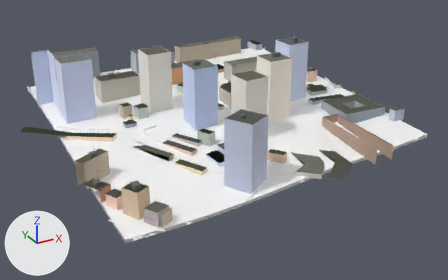
One commit to the glTF model public/tiles/0/-2_-14.glb: the scene before it, then after it.
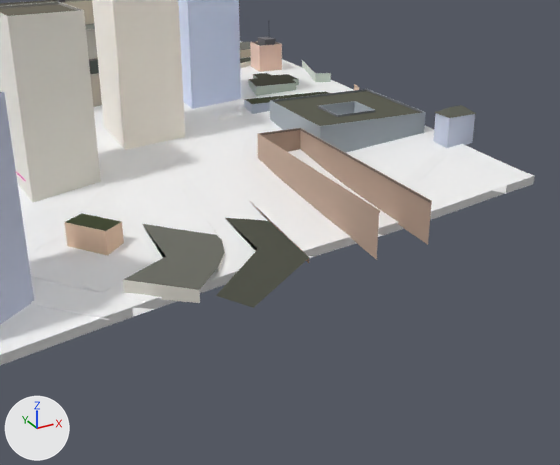
Each version is shown whole from a 50 mm lens placed at (-618.0, 3006.0, 369.0), pointed at (-387.0, 3427.0, 159.0), then close up from a 50 mm lens placed at (-424.0, 3176.0, 250.0), pointed at (-327.0, 3353.0, 162.0). The axes (+X, +Y, +Z) are drawn at lower left. The lights are the same throughout. The first two pictures are the older version. Where no turn or scale is listed for an object, it has been applied to the vertices. Vertices at exactly the same position are counted once.

The older version as bpy lines, for what is in view:
```python
me_t0__2__14 = bpy.data.meshes.new('t0_-2_-14')
me_t0__2__14.from_pydata(...)  # 10996 vertices, 16446 faces; spans x -144.0..144.0, y -142.0..142.0, z -40.0..40.0
me_t0__2__14.materials.append(mat_terrain)
me_t0__2__14.materials.append(mat_mark_a)
me_t0__2__14.materials.append(mat_asphalt)
me_t0__2__14.materials.append(mat_pavement)
me_t0__2__14.materials.append(mat_curb)
me_t0__2__14.materials.append(mat_sidewalk)
me_t0__2__14.materials.append(mat_crossing)
me_t0__2__14.materials.append(mat_grass)
me_t0__2__14.materials.append(mat_shop)
me_t0__2__14.materials.append(mat_facade_modern)
me_t0__2__14.materials.append(mat_wall)
me_t0__2__14.materials.append(mat_neon)
me_t0__2__14.materials.append(mat_roof)
me_t0__2__14.materials.append(mat_facade_tuff)
me_t0__2__14.materials.append(mat_facade)
me_t0__2__14.materials.append(mat_facade_house)
me_t0__2__14.materials.append(mat_fence)
ob_t0__2__14 = bpy.data.objects.new('t0_-2_-14', me_t0__2__14)
ob_t0__2__14.location = (-394.9, 3448.8, 192.6)
```
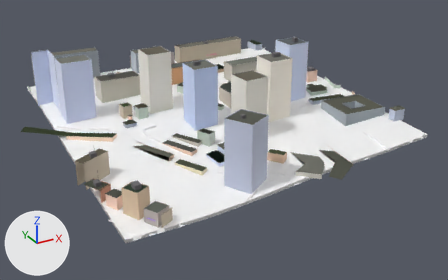
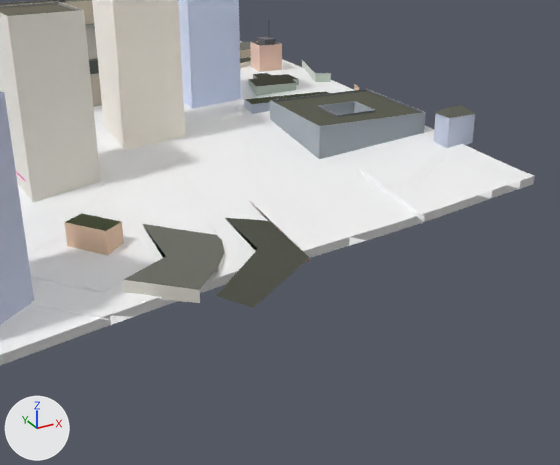
Pixel boxes (x1, y1, x2, y2) of what changed, in the close-ups (560 x 465 px; the box of a moved part takes in the faces that stretch with it):
part 1 of me_t0__2__14, deleted (beige)
    before: (257, 128, 432, 260)
part 2 of me_t0__2__14, moved or reshaped
    both: (110, 181, 521, 325)

The change, as a diff of the scene's bpy script:
```diff
--- a/public/tiles/0/-2_-14.glb.py
+++ b/public/tiles/0/-2_-14.glb.py
@@ me_t0__2__14 @@
 # used by ob_t0__2__14; location = (-394.9, 3448.8, 192.6)
-me_t0__2__14.from_pydata(...)  # 10996 vertices, 16446 faces; spans x -144.0..144.0, y -142.0..142.0, z -40.0..40.0
+me_t0__2__14.from_pydata(...)  # 10967 vertices, 16414 faces; spans x -144.0..144.0, y -142.0..142.0, z -40.0..40.0
+# me_t0__2__14 part 1: the loose piece of 29 vertices spanning x 74.0..94.0, y -134.0..-62.0, z -25.0..-12.0 is deleted
+# me_t0__2__14 part 2
+# 11 faces are deleted
+# 11 new faces join them, mat_terrain
+# other edits to the shape of me_t0__2__14 do not show in these pictures
 me_t0__2__14.materials.append(mat_terrain)
```
